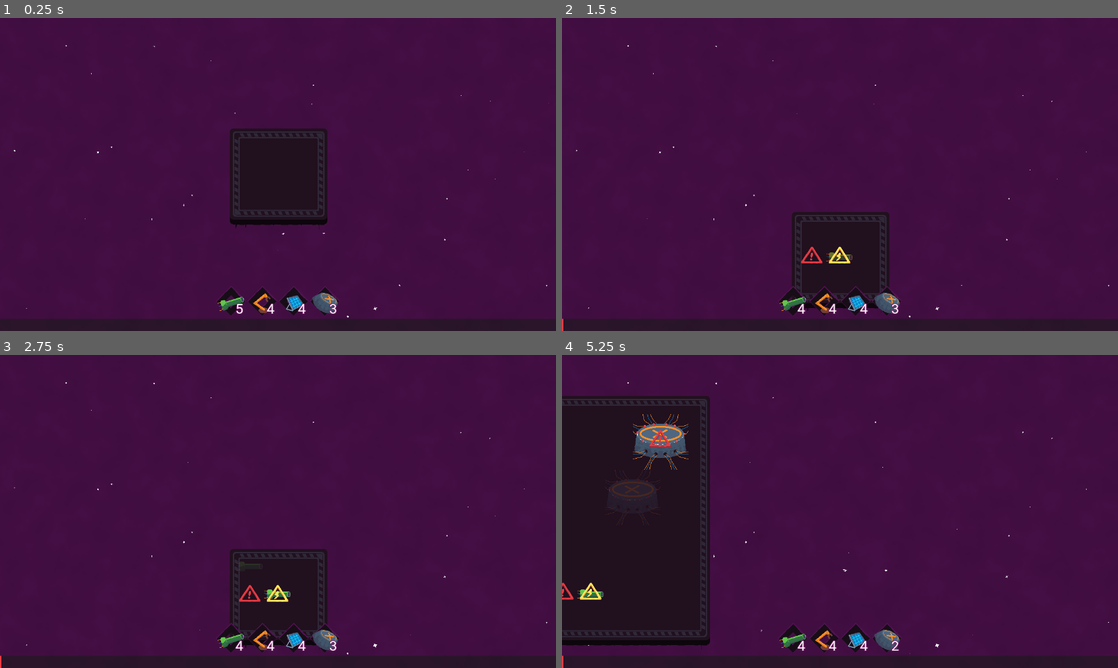
Above: before the commit, frames 1-4 (two rows, left to right).
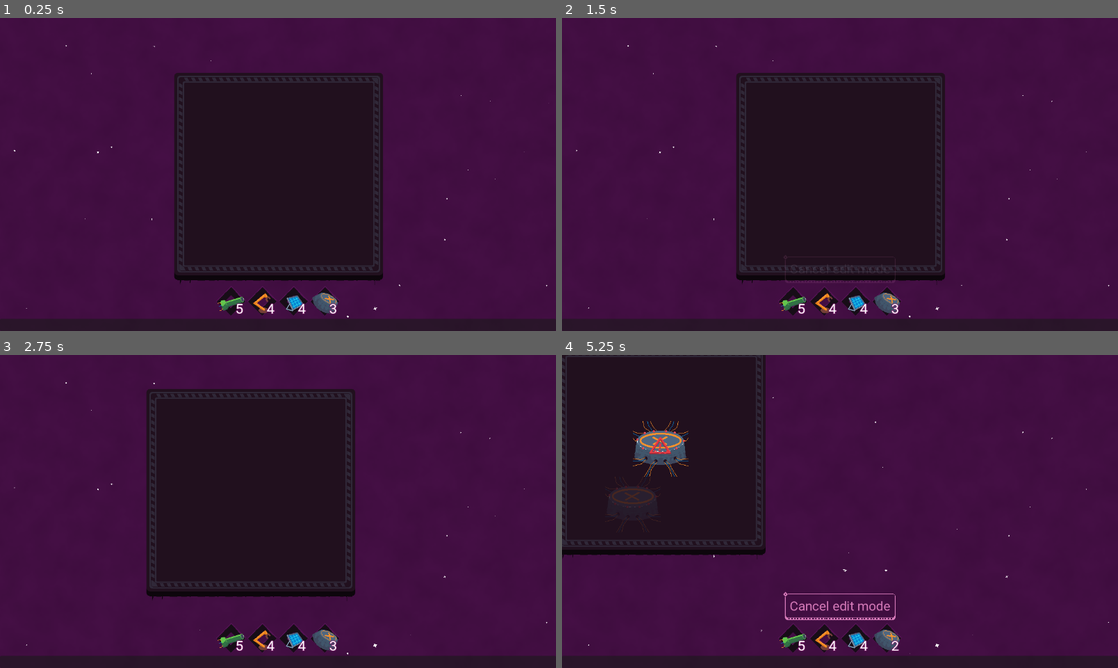
Above: after the commit, the same moments.

Repository: EdShel/StellarConstructor
Game: Godot game, scene res://objects/game.tscn
Two runs of this game, one before a commit and one after it. Both use one fixed random seed, a clock stepped at 60 frames per second and the inputs below. This scene is started directly instead of the project's main scene.
Inputs (mouse positions are in pixels of both pictures, inside the frame that each line leads up to):
- Up to frame 1 (0.25 s): no input
- Up to frame 2 (1.5 s): tap Enter at 0.5 s; drag from (795, 302) to (895, 105) at 0.52 s; click (840, 268) at 1.25 s, where only the run after the commit has a clickable "Cancel edit mode"
- Up to frame 3 (2.75 s): drag from (278, 596) to (250, 574) at 2.02 s
- Up to frame 4 (5.25 s): move the mouse to (823, 639) at 2.77 s; hold D (right) 2.78-3.5 s; click (823, 639) at 2.92 s; drag from (856, 639) to (567, 539) at 3.52 s; tap Space at 4.25 s; drag from (884, 639) to (562, 596) at 4.27 s; tap Enter at 5 s; drag from (673, 464) to (562, 596) at 5.02 s

The runs differ from the first frame. In frame 1, 20% of the frame differs, in the area x 31-69%, y 17-85%; in frame 2, 22%; in frame 3, 24%, in the area x 0-64%, y 10-100%; in frame 4, 20%.

Commit message:
Add button to clear placement

Diff:
--- a/objects/game.gd
+++ b/objects/game.gd
@@ -64,7 +64,7 @@
 
 func handle_toolbar_item_pressed(item_type: String) -> void:
 	if _ghost_node_item == item_type:
-		clear_ghost()
+		SC.toolbar_item_dismiss.emit()
 		return
 
 	var inventory_item = inventory.get_inventory_item(item_type)
@@ -80,6 +80,7 @@
 
 	%Camera2D.is_drag_allowed = false
 	SC.enable_no_tooltip_mode.emit(true)
+	SC.toolbar_item_placing_begin.emit(item_type)
 
 func handle_toolbar_item_place(data: Dictionary) -> void:
 	var inventory_item = inventory.get_inventory_item(_ghost_node_item)
@@ -97,7 +98,7 @@
 	inventory.increase(_ghost_node_item, -1)
 	%Toolbar.init_inventory(inventory.items)
 	if inventory.get_inventory_item(_ghost_node_item)["count"] <= 0:
-		clear_ghost()
+		SC.toolbar_item_dismiss.emit()
 
 	SC.recompute_space_platform_size.emit()
 	%BuildPlaceSound.play()
--- a/objects/game.tscn
+++ b/objects/game.tscn
@@ -9,6 +9,7 @@
 [ext_resource type="PackedScene" uid="uid://dwjelvpqhhdju" path="res://objects/ui/power_indicator/power_indicator.tscn" id="5_s0rco"]
 [ext_resource type="PackedScene" uid="uid://c3wsqsjek417k" path="res://objects/ui/build_manager/build_manager.tscn" id="6_76ayv"]
 [ext_resource type="PackedScene" uid="uid://dqc33rdvt6280" path="res://objects/utilities/piston_orchestrator.tscn" id="6_c4gnl"]
+[ext_resource type="PackedScene" uid="uid://cw2ihg88c3kxd" path="res://objects/ui/toolbar/clear_edit_mode_container.tscn" id="7_aw20u"]
 [ext_resource type="PackedScene" uid="uid://b0y7cwbq2t5ty" path="res://objects/ui/build_tooltips/build_tooltip_manager.tscn" id="7_wkbhf"]
 [ext_resource type="AudioStream" uid="uid://jb6xjkatqwdq" path="res://audio/build_place.wav" id="11_08l6w"]
 [ext_resource type="AudioStream" uid="uid://covw6qcctcnk3" path="res://audio/build_destroy.wav" id="12_e7fog"]
@@ -38,6 +39,9 @@
 grow_horizontal = 2
 grow_vertical = 2
 alignment = 2
+
+[node name="ClearEditModeContainer" parent="GameUI/VBoxContainer" instance=ExtResource("7_aw20u")]
+layout_mode = 2
 
 [node name="Toolbar" parent="GameUI/VBoxContainer" instance=ExtResource("4_ot15t")]
 unique_name_in_owner = true
--- a/objects/sc.gd
+++ b/objects/sc.gd
@@ -5,6 +5,7 @@
 signal game_changed(game: Node)
 
 signal toolbar_item_pressed(item_type: String)
+signal toolbar_item_placing_begin(item_type: String)
 signal toolbar_item_place(data: Dictionary)
 signal toolbar_item_dismiss()
 signal build_destroyed()
--- /dev/null
+++ b/objects/ui/toolbar/clear_edit_mode_container.gd
@@ -0,0 +1,21 @@
+extends Control
+
+
+func _ready() -> void:
+	visible = false
+	SC.toolbar_item_placing_begin.connect(show_button)
+	SC.toolbar_item_dismiss.connect(hide_button)
+
+
+func show_button(item_type: String) -> void:
+	visible = true
+	var tween = create_tween()
+	tween.tween_property(self, "modulate", Color(1.0, 1.0, 1.0, 1.0), 0.2)
+
+func hide_button() -> void:
+	var tween = create_tween()
+	tween.tween_property(self, "modulate", Color(1.0, 1.0, 1.0, 0.0), 0.2)
+	tween.tween_callback(func() -> void: visible = false)
+
+func _on_button_pressed() -> void:
+	SC.toolbar_item_dismiss.emit()
--- /dev/null
+++ b/objects/ui/toolbar/clear_edit_mode_container.tscn
@@ -0,0 +1,18 @@
+[gd_scene load_steps=2 format=3 uid="uid://cw2ihg88c3kxd"]
+
+[ext_resource type="Script" path="res://objects/ui/toolbar/clear_edit_mode_container.gd" id="1_8ee44"]
+
+[node name="ClearEditModeContainer" type="MarginContainer"]
+theme_override_constants/margin_bottom = 8
+script = ExtResource("1_8ee44")
+
+[node name="HBoxContainer" type="HBoxContainer" parent="."]
+layout_mode = 2
+alignment = 1
+
+[node name="Button" type="Button" parent="HBoxContainer"]
+unique_name_in_owner = true
+layout_mode = 2
+text = "Cancel edit mode"
+
+[connection signal="pressed" from="HBoxContainer/Button" to="." method="_on_button_pressed"]
--- a/objects/ui/toolbar/toolbar.tscn
+++ b/objects/ui/toolbar/toolbar.tscn
@@ -17,25 +17,25 @@
 [node name="piston" parent="." instance=ExtResource("1_gsl5n")]
 layout_mode = 2
 
-[node name="Icon" parent="piston" index="0"]
+[node name="Icon" parent="piston" index="1"]
 texture = ExtResource("2_3lwy2")
 
 [node name="factory" parent="." instance=ExtResource("1_gsl5n")]
 layout_mode = 2
 
-[node name="Icon" parent="factory" index="0"]
+[node name="Icon" parent="factory" index="1"]
 texture = ExtResource("3_ts8rh")
 
 [node name="solar" parent="." instance=ExtResource("1_gsl5n")]
 layout_mode = 2
 
-[node name="Icon" parent="solar" index="0"]
+[node name="Icon" parent="solar" index="1"]
 texture = ExtResource("4_ufjfk")
 
 [node name="landing_pad" parent="." instance=ExtResource("1_gsl5n")]
 layout_mode = 2
 
-[node name="Icon" parent="landing_pad" index="0"]
+[node name="Icon" parent="landing_pad" index="1"]
 texture = ExtResource("5_j3vlf")
 
 [editable path="piston"]
--- a/objects/visuals/space_platform.gd
+++ b/objects/visuals/space_platform.gd
@@ -1,6 +1,6 @@
 extends Node2D
 
-@export var min_size: Vector2 = Vector2(256, 256)
+@export var min_size: Vector2 = Vector2(512, 512)
 @export var bbox_padding: float = 128.0
 
 func _ready() -> void:
Not shown: 1 places in objects/game.tscn that only renumber resources
